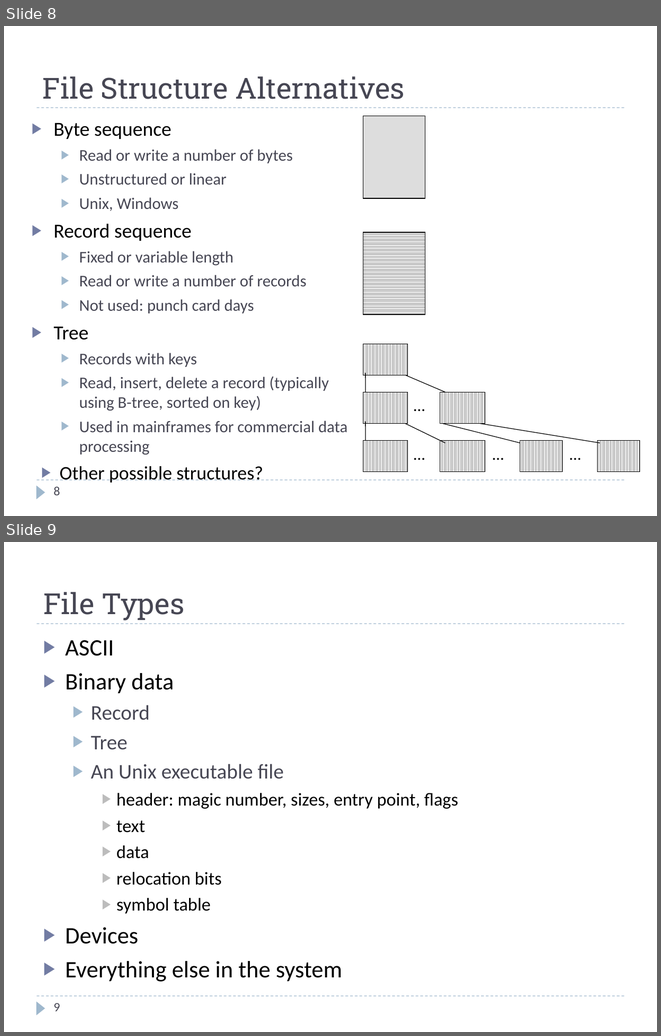
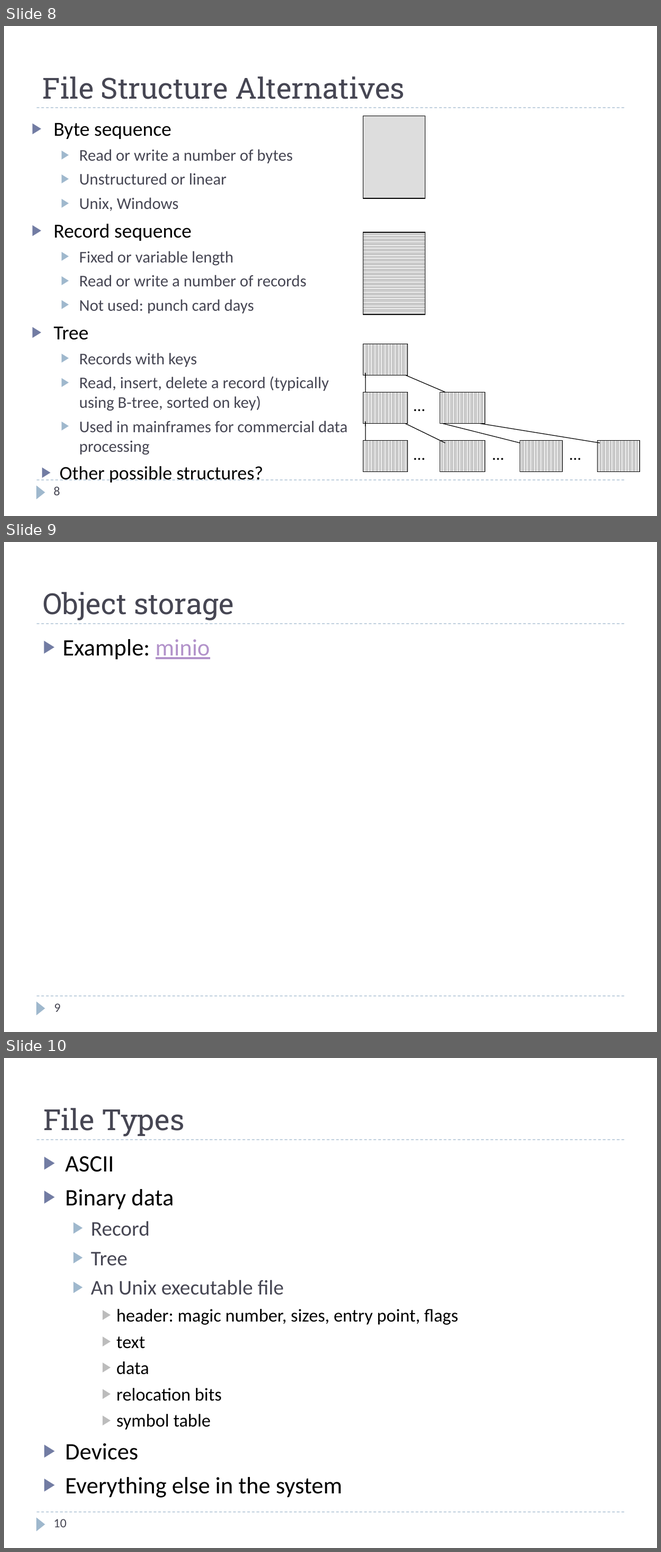
Before and after one commit to uit-inf-2201-s17/uit-inf-2201-s17.github.io, a slide deck: lectures/20 - File Systems.pptx. Shown one above the other, each under a label of ours: slides 8 and 9 before the commit, slides 8, 9 and 10 after it. The pictures are 661x1036 and 661x1552 pixels, drawn with LibreOffice and Linux fonts; fonts in the diff are those of the drawing. Boxes give left, top, right and bottom in pixels: in the first picture for what was removed or moved away, otherwise in the second. Text is boxed around its words. In the diff, an @@ line names an element or a change of style, - is before the commit and + after.

```diff
--- a/lectures/20 - File Systems.pptx
+++ b/lectures/20 - File Systems.pptx
@@ slide 9 added at [4,542,657,1032], background #FFFFFF; not listed: 3 template elements that a slide beside it also shows @@
@@ title added at [43,592,233,620], 32 pt, text #464653 @@
+Object storage
@@ text added at [63,639,210,660], 26 pt, text #000000 @@
+▶ Example: minio
@@ page number added at [54,1003,61,1012], 14 pt, text #464653 @@
+9
@@ what was slide 9 is now slide 10 @@
@@ page number at [54,1519,67,1527]: text changed @@
-9
+10
```
Also in this commit, not shown: 5 slides changed, 1 other file.
